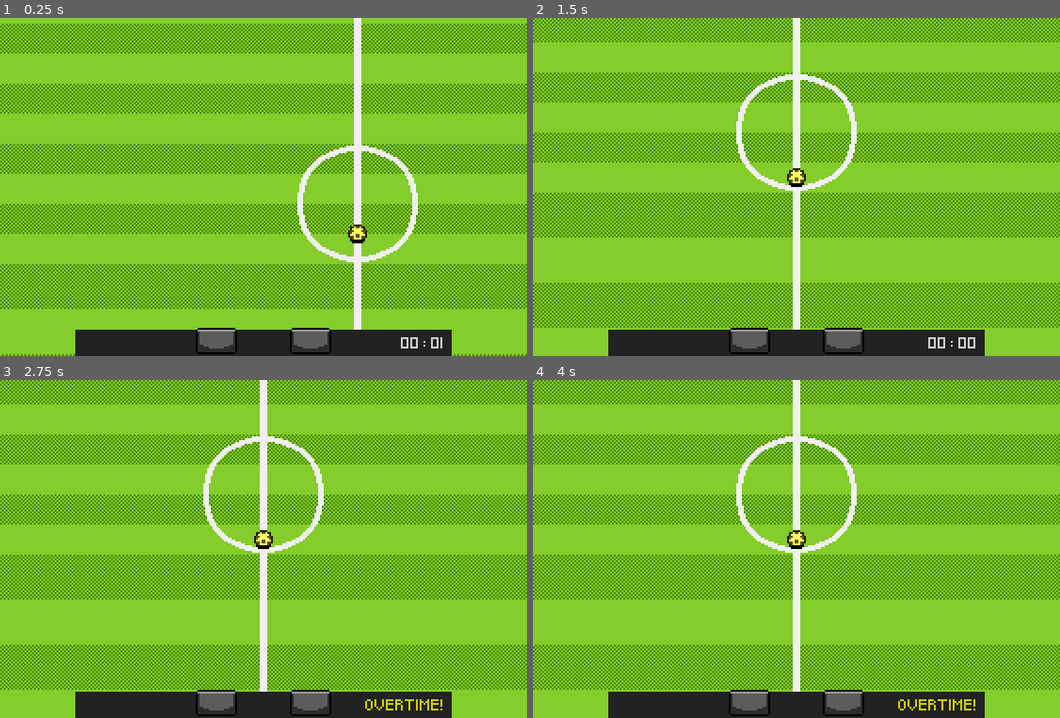
Above: before the commit, frames 1-4 (two rows, left to right).
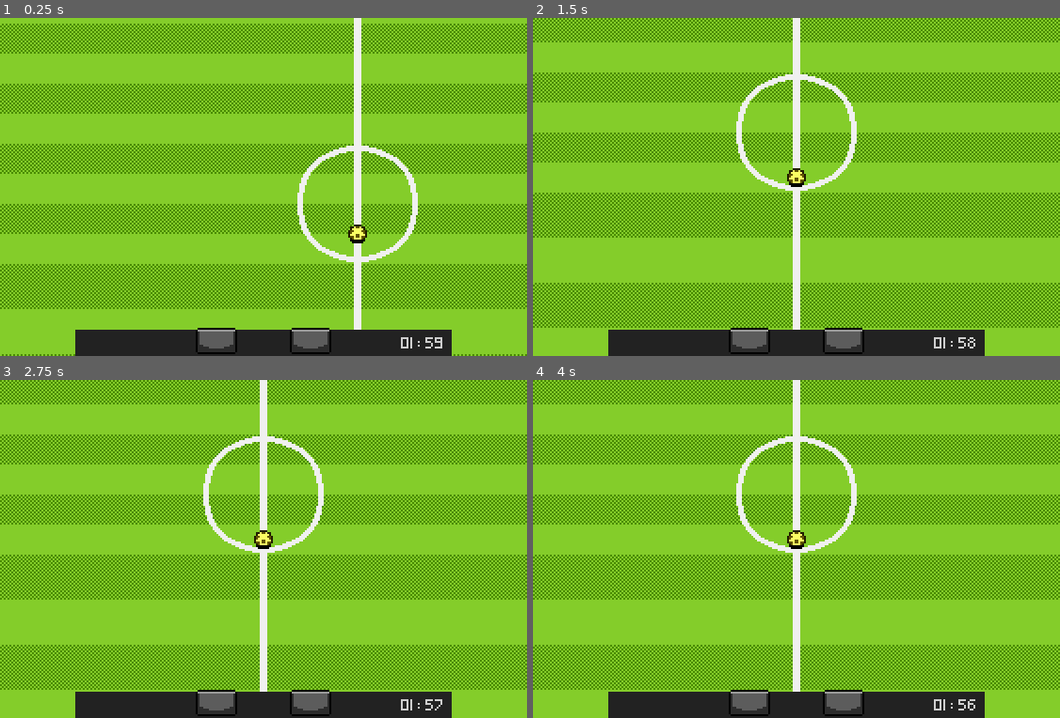
Above: after the commit, the same moments.

Repository: Mcrozier5609/super_soccer
Game: Godot game, scene res://scenes/screens/world/world_screen.tscn
Two runs of this game, one before a commit and one after it. Both use one fixed random seed, a clock stepped at 60 frames per second and the inputs below. This scene is started directly instead of the project's main scene.
Inputs:
- Up to frame 1 (0.25 s): no input
- Up to frame 2 (1.5 s): hold Right (p1_right) 0.53-1.28 s; tap [ (p1_pass) at 0.6 s; hold Down (p1_down) from 1.28 s (still down); tap ] (p1_shoot) at 1.35 s
- Up to frame 3 (2.75 s): tap Enter at 2 s; release Down (p1_down) at 2.03 s; hold Right (p1_right) from 2.03 s (still down); tap S (p2_down) at 2.1 s
- Up to frame 4 (4 s): tap Space at 2.75 s; release Right (p1_right) at 2.78 s; hold Up (p1_up) 2.78-3.53 s; tap A (p2_left) at 2.85 s; tap Enter at 3.5 s; hold Left (p1_left) from 3.53 s (still down); tap ` (p2_pass) at 3.6 s

The runs differ from the first frame. In frame 1, less than 0.1% of the frame differs, in the area x 78-84%, y 94-98%; in frame 2, less than 0.1%; in frame 3, 0.3%; in frame 4, 0.3%, in the area x 69-84%, y 94-98%.
Error in both runs: Cannot call method 'play' on a null value. (res://scenes/screens/world/world_screen.gd:11)

Commit message:
adjust crowd noise level based on ball position and if someone got tackled or scored, and added volume change smoothing function

Diff:
--- a/scenes/audio/sound_player.gd
+++ b/scenes/audio/sound_player.gd
@@ -15,6 +15,7 @@
 	Sound.WHISTLE: preload("res://assets/sfx/whistle.wav"),
 	Sound.CROWD: preload("res://assets/sfx/crowd_sfx_wav.wav"),
 }
+const VOLUME_RATE := 1.0
 
 var stream_players : Array[AudioStreamPlayer] = []
 
@@ -40,3 +41,11 @@
 		if not stream_player.playing:
 			return stream_player
 	return null
+
+func smooth_sound(delta: float, target_volume: float):
+	var current_volume := crowd_player.get_volume_linear()
+	if target_volume > current_volume:
+		target_volume = current_volume + (VOLUME_RATE * delta)
+	else:
+		target_volume = current_volume - (VOLUME_RATE * delta)
+	return target_volume
--- a/scenes/game_manager/game_manager.gd
+++ b/scenes/game_manager/game_manager.gd
@@ -1,7 +1,7 @@
 extends Node
 
 const DURATION_IMPAT_PAUSE := 100
-const DURATION_GAME_SEC := 2# * 60
+const DURATION_GAME_SEC := 2 * 60
 
 enum State {IN_PLAY, SCORED, RESET, KICKOFF, OVERTIME, GAMEOVER}
 
--- a/scenes/screens/world/actors_container.gd
+++ b/scenes/screens/world/actors_container.gd
@@ -27,15 +27,20 @@
 var time_at_sprite_swap := Time.get_ticks_msec()
 var time_at_tackle := Time.get_ticks_msec()
 var tackled := false
+var crowd_noise_lvl := 1.0
 
 const MIN_SPRITE_DWELL_TIME := 100.0
 const MAX_SPRITE_DWELL_TIME := 500.0
 const TACKLE_CELEBRATION_TIME := 1000.0
 const TACKLE_SPRITE_DWELL_TIME := 50.0
+const MIN_CROWD_NOISE := 0.5
+const MAX_CROWD_NOISE := 1.5
+const TACKLE_CROWD_NOISE := 4.0
 
 func _init() -> void:
 	GameEvents.team_reset.connect(on_team_reset.bind())
 	GameEvents.impact_received.connect(on_impact_received.bind())
+	GameEvents.team_scored.connect(on_team_scored_on.bind())
 
 func _ready() -> void:
 	squad_home = spawn_players(GameManager.current_matchup.country_home, goal_home)
@@ -47,7 +52,7 @@
 	setup_control_schemes()
 	set_crowd_shader_properties()
 
-func _process(_delta: float) -> void:
+func _process(delta: float) -> void:
 	if Time.get_ticks_msec() - time_since_last_cache_refresh > DURATION_WEIGHT_CACHE:
 		time_since_last_cache_refresh = Time.get_ticks_msec()
 		set_on_duty_weights()
@@ -57,6 +62,7 @@
 	var sprite_dwell_time := 100.0
 	if tackled:
 		sprite_dwell_time = TACKLE_SPRITE_DWELL_TIME
+		crowd_noise_lvl = TACKLE_CROWD_NOISE
 		if Time.get_ticks_msec() - time_at_tackle > TACKLE_CELEBRATION_TIME:
 			tackled = false
 	else:
@@ -73,6 +79,8 @@
 			clmp_x_position = clampf(ball.position[0], goal_position, center_offset)
 		var distance_weight : float = abs(clmp_x_position - goal_position) / abs(center_offset - goal_position)
 		sprite_dwell_time = (distance_weight * (MAX_SPRITE_DWELL_TIME - MIN_SPRITE_DWELL_TIME) + MIN_SPRITE_DWELL_TIME)
+		crowd_noise_lvl = ((1 - distance_weight) * (MAX_CROWD_NOISE - MIN_CROWD_NOISE) + MIN_CROWD_NOISE)
+		crowd_noise_lvl = SoundPlayer.smooth_sound(delta, crowd_noise_lvl)
 
 	if Time.get_ticks_msec() - time_at_sprite_swap > sprite_dwell_time:
 		time_at_sprite_swap = Time.get_ticks_msec()
@@ -80,6 +88,7 @@
 		if current_crowd == 3:
 			current_crowd = 0
 		top_crowd.texture = crowd_list[current_crowd]
+	SoundPlayer.crowd_player.set_volume_linear(crowd_noise_lvl)
 
 func spawn_players(country: String, own_goal: Goal) -> Array[Player]:
 	var player_nodes : Array[Player] = []
@@ -178,3 +187,6 @@
 func on_tackle() -> void:
 	time_at_tackle = Time.get_ticks_msec()
 	tackled = true
+
+func on_team_scored_on(_team_scored_on: String) -> void:
+	on_tackle()
